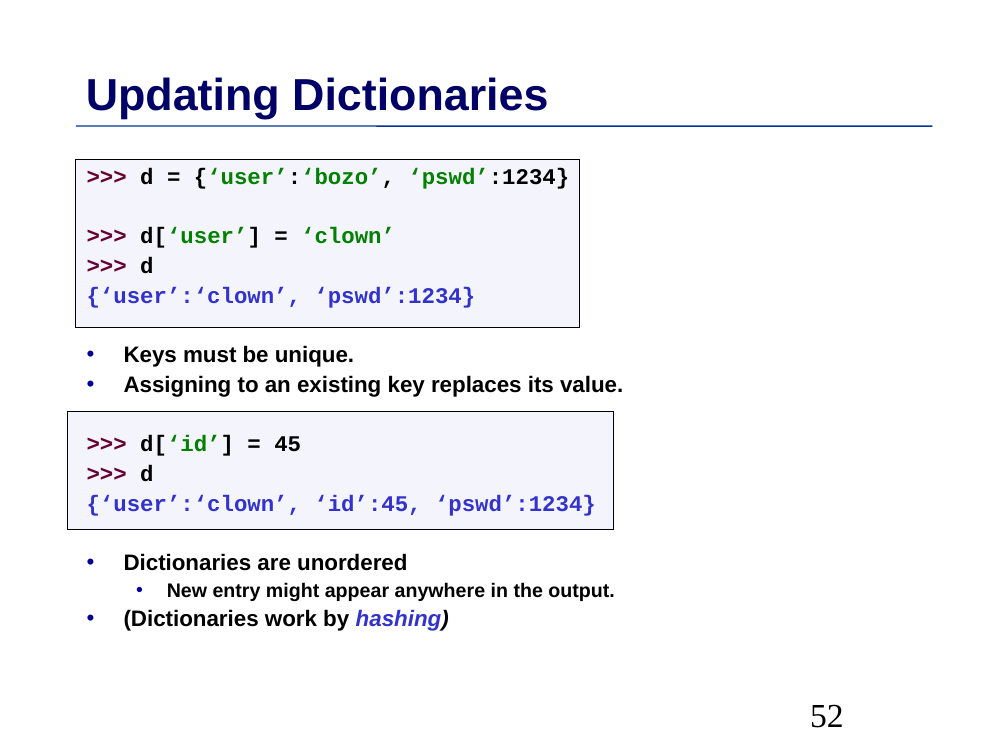
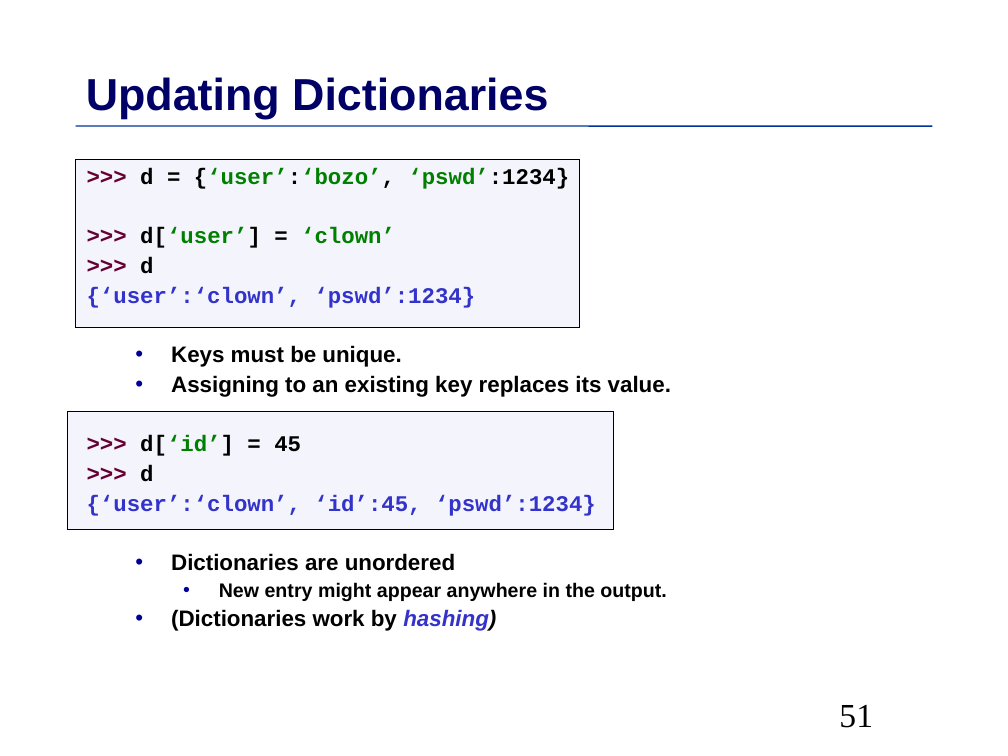
Before and after one commit to MPIDS/Python-Course, a slide deck: slide 51 of 01-basics/Talk/Python-Introduction.odp (slide 52 before the commit). Drawn at 1008x756 pixels with LibreOffice and Linux fonts; fonts in the diff are those of the drawing. Boxes give left, top, right and bottom in pixels: in the first picture for what was removed or moved away, otherwise in the second. Text is boxed around its words. In the diff, an @@ line names an element or a change of style, - is before the commit and + after.

```diff
--- a/01-basics/Talk/Python-Introduction.odp
+++ b/01-basics/Talk/Python-Introduction.odp
@@ line removed from (76, 126) to (932, 126) @@
@@ freeform shape added at (76, 126, 932, 126), outline #003399 0.99 pt @@
@@ text at (171, 345, 671, 631): indent changed @@
@@ page number at (839, 705, 873, 728): text changed @@
-52
+51
```
Also in this commit, not shown: 104 other slides changed, 5 slides added, 4 other files.
